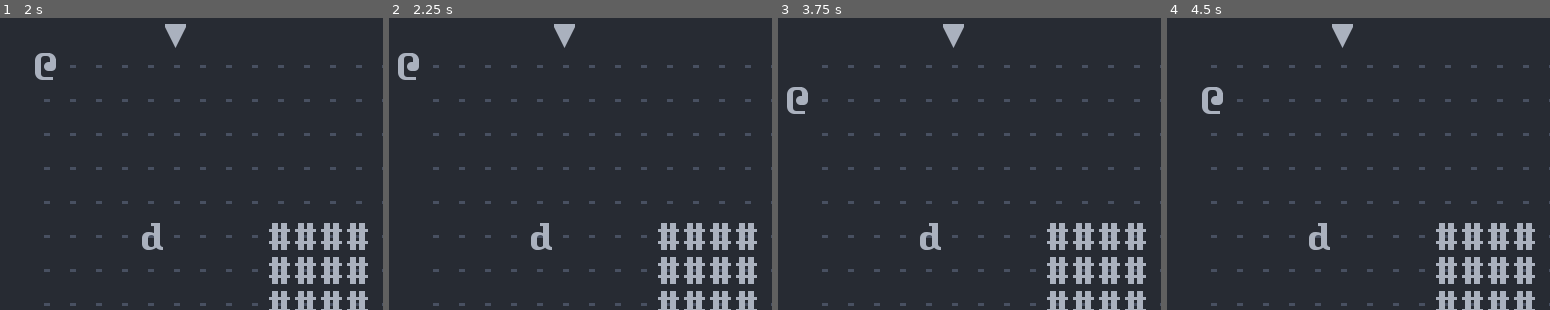
Above: before the commit, frames 1-4 (left to right).
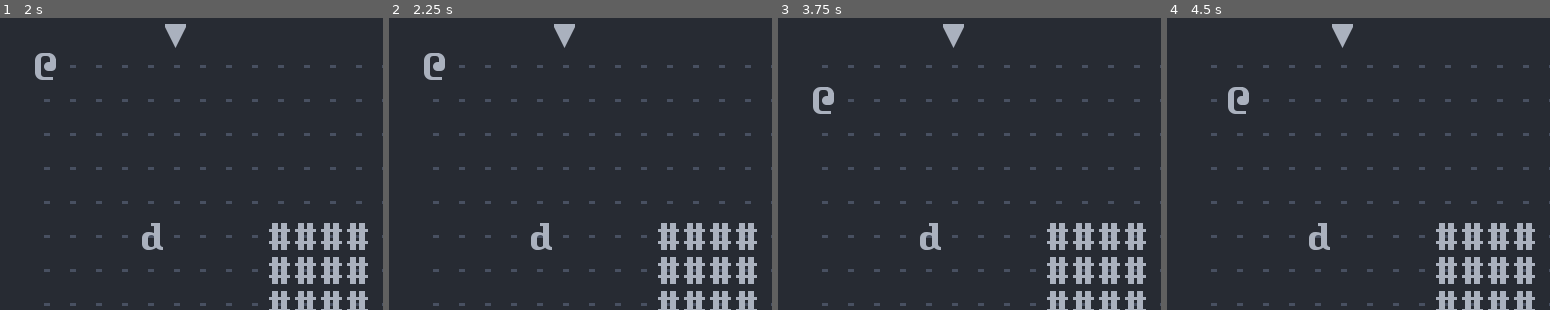
Above: after the commit, the same moments.

Repository: Bozar/GodotRoguelikeDemo
Game: Godot game, scene res://scene/main/Main.tscn
Two runs of this game, one before a commit and one after it. Both use one fixed random seed, a clock stepped at 60 frames per second and the inputs below.
Inputs:
- Up to frame 1 (2 s): tap Enter at 0.5 s; hold Space (init_world) 0.53-1.28 s; hold K (move_up) from 0.53 s (still down); tap Space (init_world) at 1.35 s
- Up to frame 2 (2.25 s): tap Enter at 2 s; release K (move_up) at 2.03 s; hold H (move_left) from 2.03 s (still down); hold Space (init_world) from 2.03 s (still down)
- Up to frame 3 (3.75 s): release Space (init_world) at 2.78 s; tap Space (init_world) at 2.85 s; tap Enter at 3.5 s; release H (move_left) at 3.53 s; hold J (move_down) from 3.53 s (still down); hold Space (init_world) from 3.53 s (still down)
- Up to frame 4 (4.5 s): release J (move_down) at 4.28 s; release Space (init_world) at 4.28 s; hold L (move_right) from 4.28 s (still down); tap Space (init_world) at 4.35 s
The pictures show only the part of the screen within x 0-50%, y 0-50%; the shares and areas given below are measured in that part.

Frame 1 is identical in both runs. In frame 2, 0.6% of the frame differs, in the area x 2-15%, y 11-22%; in frame 3, 0.6%; in frame 4, 0.6%.

Commit message:
Restrict PC inside the dungeon.

Diff:
--- a/scene/main/MainMode.gd
+++ b/scene/main/MainMode.gd
@@ -5,6 +5,7 @@
 const NODE_PC: String = "PCMove"
 const NODE_NPC: String = "EnemyAI"
 const NODE_SCHEDULE: String = "Schedule"
+const NODE_DUNGEON: String = "DungeonBoard"
 
 
 func _ready() -> void:
@@ -35,6 +36,12 @@
 func _set_funcref() -> void:
 	var func_turn: String = "end_turn"
 
-	get_node(NODE_PC).ref_end_turn = funcref(get_node(NODE_SCHEDULE), func_turn)
-	get_node(NODE_NPC).ref_end_turn = funcref(get_node(NODE_SCHEDULE),
-			func_turn)
+	get_node(NODE_PC)._ref_Schedule_end_turn = funcref(
+			get_node(NODE_SCHEDULE), func_turn)
+	get_node(NODE_NPC)._ref_Schedule_end_turn = funcref(
+			get_node(NODE_SCHEDULE), func_turn)
+
+	var func_inside: String = "is_inside_dungeon"
+
+	get_node(NODE_PC)._ref_DungeonBoard_is_inside_dungeon = funcref(
+			get_node(NODE_DUNGEON), func_inside)
--- a/scene/npc_act/EnemyAI.gd
+++ b/scene/npc_act/EnemyAI.gd
@@ -1,9 +1,9 @@
 extends Node2D
 
 
-var ref_end_turn: FuncRef
+var _ref_Schedule_end_turn: FuncRef
 
 
 func _on_Schedule_turn_started(current_sprite: Sprite) -> void:
 	if current_sprite.is_in_group("dwarf"):
-		ref_end_turn.call_func()
+		_ref_Schedule_end_turn.call_func()
--- a/scene/pc_act/PCMove.gd
+++ b/scene/pc_act/PCMove.gd
@@ -3,9 +3,11 @@
 
 const ConvertCoord := preload("res://library/ConvertCoord.gd")
 
-var ref_end_turn: FuncRef
+var _get_coord: ConvertCoord = ConvertCoord.new()
 
-var _get_coord: ConvertCoord = ConvertCoord.new()
+var _ref_Schedule_end_turn: FuncRef
+var _ref_DungeonBoard_is_inside_dungeon: FuncRef
+
 var _pc: Sprite
 
 
@@ -29,8 +31,11 @@
 	else:
 		return
 
-	_pc.position = _get_coord.index_to_vector(x, y)
-	ref_end_turn.call_func()
+	if _ref_DungeonBoard_is_inside_dungeon.call_func(x, y):
+		_pc.position = _get_coord.index_to_vector(x, y)
+		_ref_Schedule_end_turn.call_func()
+	else:
+		print("bump")
 
 
 func _on_InitWorld_sprite_created(new_sprite: Sprite) -> void:
